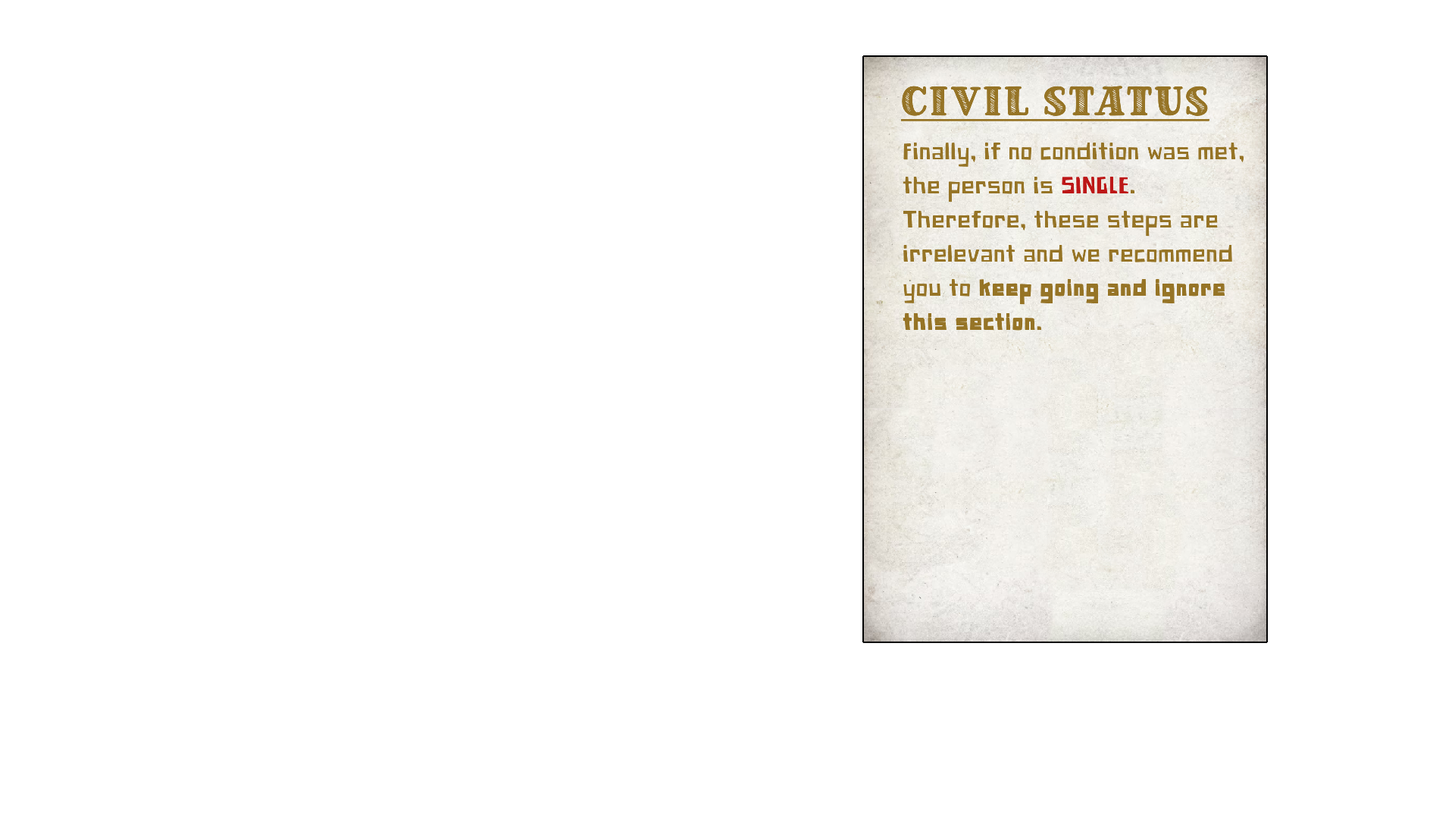
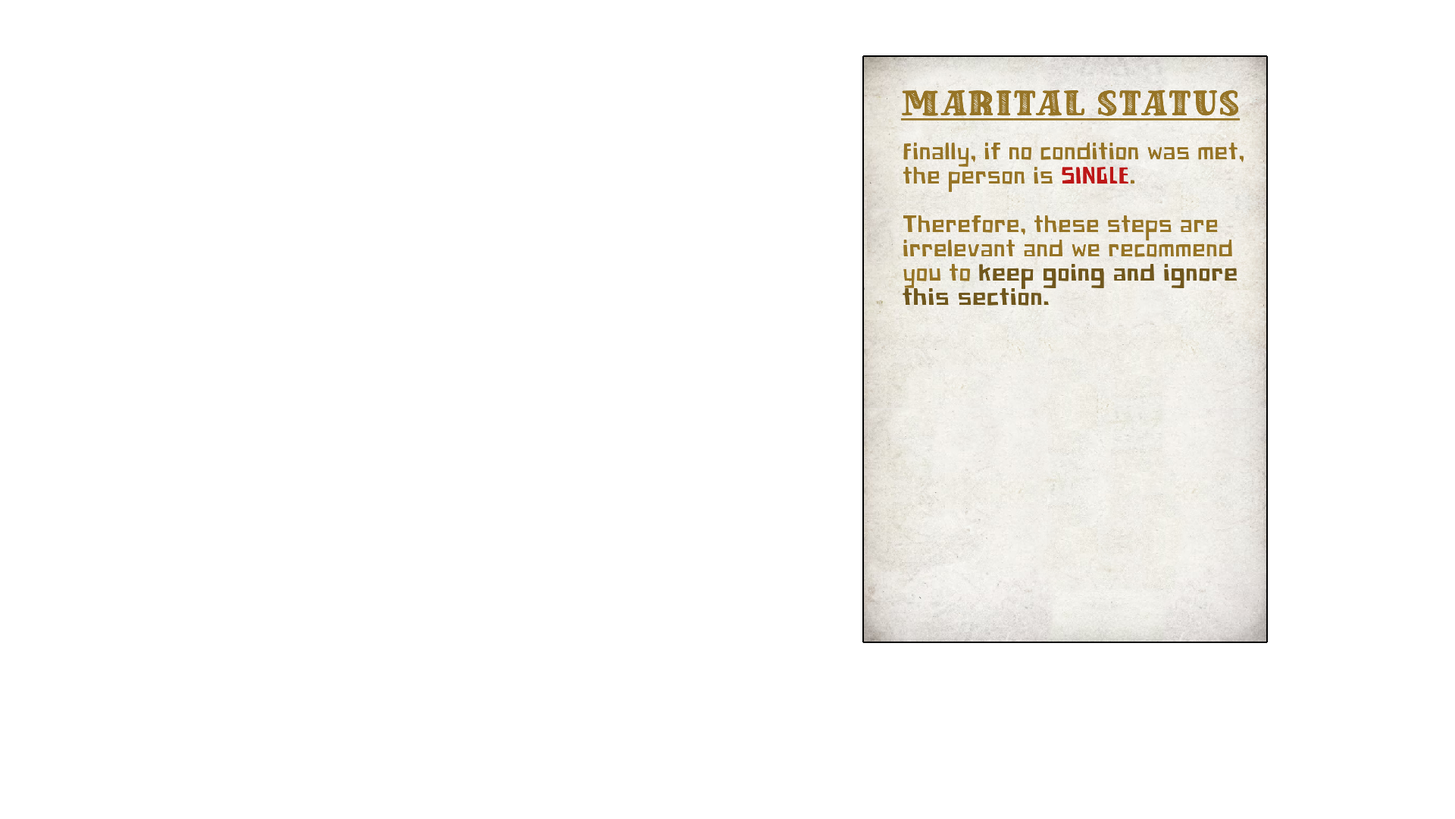
Comparing the layer stacks of the two 1455×819 images. Changes:
painted on "Page 15.2" over box(901, 85, 1241, 331)
